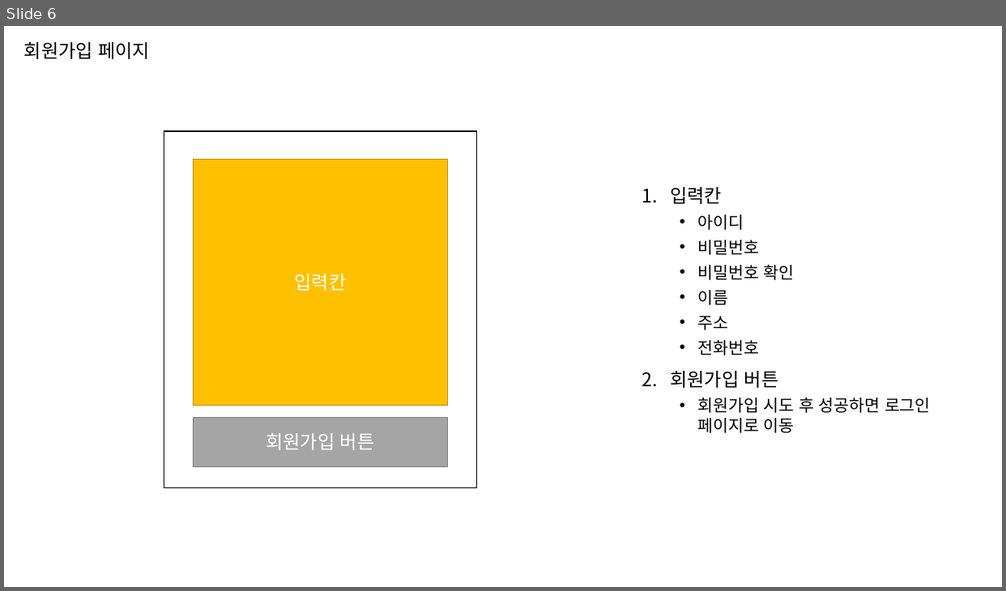
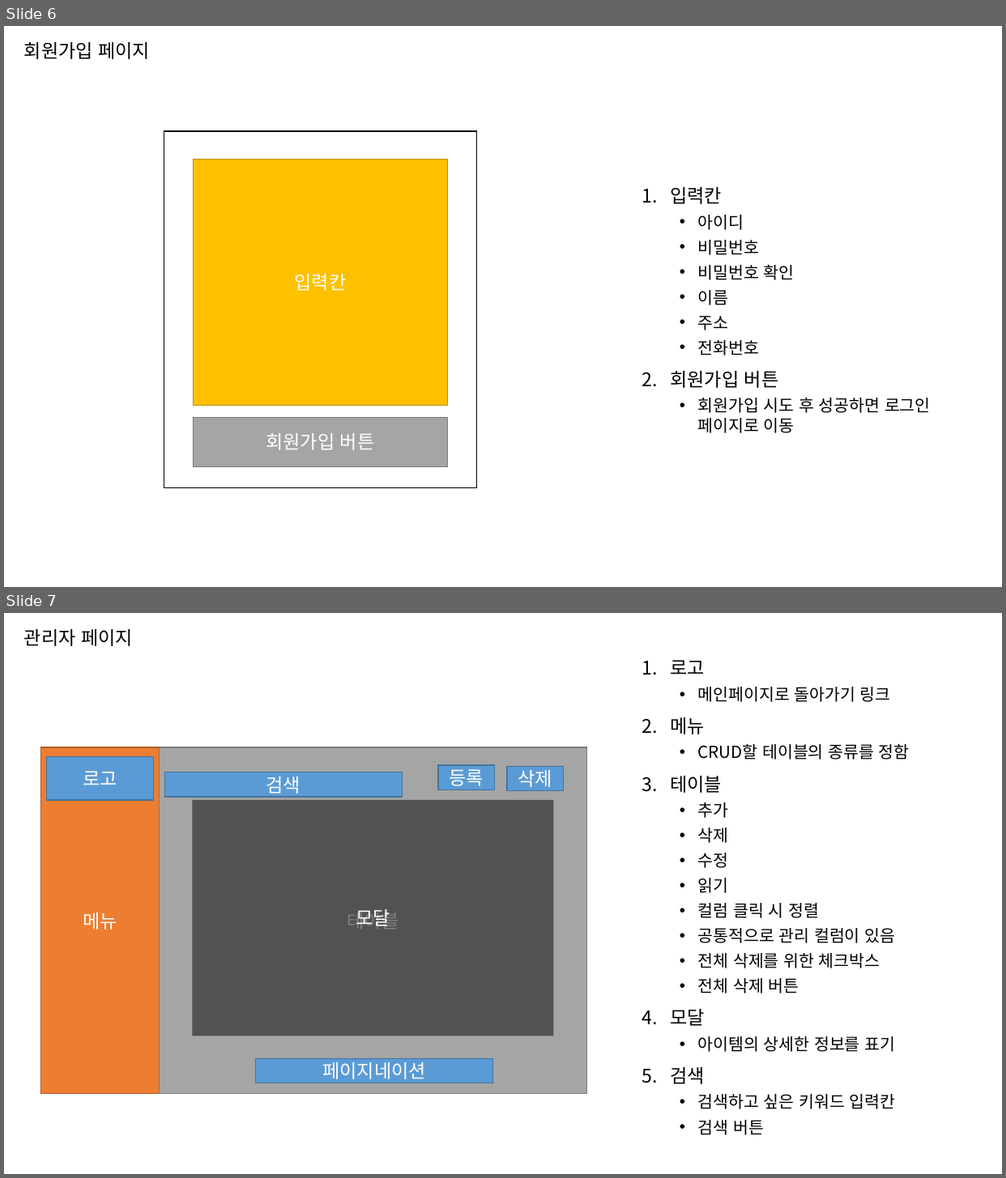
Before and after one commit to jihunz/HiSnack, a slide deck: document/ppt/Hi Snack! 페이지 별 구성 요소.pptx. Shown one above the other, each under a label of ours: slide 6 before the commit, slides 6 and 7 after it. The pictures are 1006x591 and 1006x1178 pixels, drawn with LibreOffice and Linux fonts; fonts in the diff are those of the drawing. Boxes give left, top, right and bottom in pixels: in the first picture for what was removed or moved away, otherwise in the second. Text is boxed around its words. In the diff, an @@ line names an element or a change of style, - is before the commit and + after.

Commit message:
docs: 페이지별 구성 요소.ppt 수정

```diff
--- a/document/ppt/Hi Snack! 페이지 별 구성 요소.pptx
+++ b/document/ppt/Hi Snack! 페이지 별 구성 요소.pptx
@@ slide 7 added at (x1=4, y1=613, x2=1002, y2=1174), background #FFFFFF @@
@@ title added at (x1=24, y1=629, x2=133, y2=646), 18 pt, text #000000 @@
+관리자 페이지
@@ text added at (x1=670, y1=660, x2=910, y2=1135), 16 pt, text #000000 @@
+1. 로고
+  • 메인페이지로 돌아가기 링크
+2. 메뉴
+  • CRUD할 테이블의 종류를 정함
+3. 테이블
+  • 추가
+  • 삭제
+  • 수정
+  • 읽기
+  • 컬럼 클릭 시 정렬
+  • 공통적으로 관리 컬럼이 있음
+  • 전체 삭제를 위한 체크박스
+  • 전체 삭제 버튼
+4. 모달
+  • 아이템의 상세한 정보를 표기
+5. 검색
+  • 검색하고 싶은 키워드 입력칸
+  • 검색 버튼
@@ rectangle added at (x1=40, y1=747, x2=159, y2=1093), fill #ED7D31, outline #AF5C24 1 pt, 18 pt, text #FFFFFF @@
+메뉴
@@ rectangle added at (x1=47, y1=756, x2=153, y2=800), fill #5B9BD5, outline #43739E 1 pt, 18 pt, text #FFFFFF @@
+로고
@@ rectangle added at (x1=159, y1=747, x2=587, y2=1093), fill #A5A5A5, outline #7A7A7A 1 pt, 18 pt, text #FFFFFF @@
+테이블
@@ rectangle added at (x1=165, y1=773, x2=403, y2=797), fill #5B9BD5, outline #43739E 1 pt, 18 pt, text #FFFFFF @@
+검색
@@ rectangle added at (x1=438, y1=766, x2=494, y2=790), fill #5B9BD5, outline #43739E 1 pt, 18 pt, text #FFFFFF @@
+등록
@@ rectangle added at (x1=507, y1=766, x2=563, y2=791), fill #5B9BD5, outline #43739E 1 pt, 18 pt, text #FFFFFF @@
+삭제
@@ rectangle added at (x1=193, y1=800, x2=554, y2=1036), fill #000000 at 50% opacity, 18 pt, text #FFFFFF @@
+모달
@@ rectangle added at (x1=256, y1=1059, x2=493, y2=1083), fill #5B9BD5, outline #43739E 1 pt, 18 pt, text #FFFFFF @@
+페이지네이션
```
Also in this commit, not shown: 1 slide changed, 10 other slides added, 2 other files.
